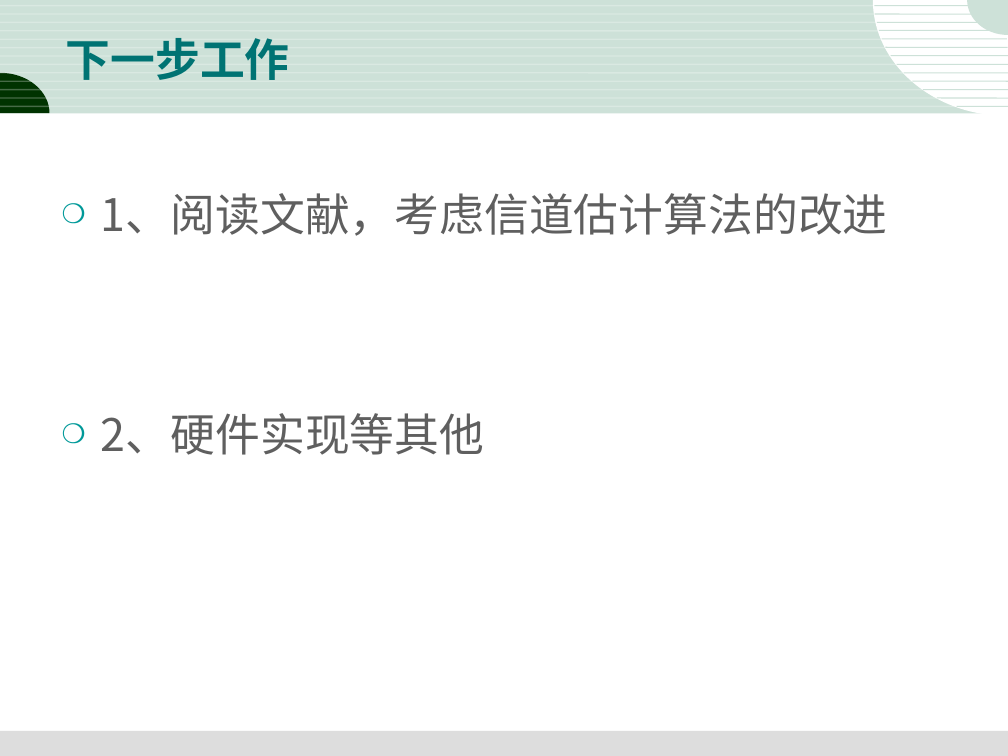
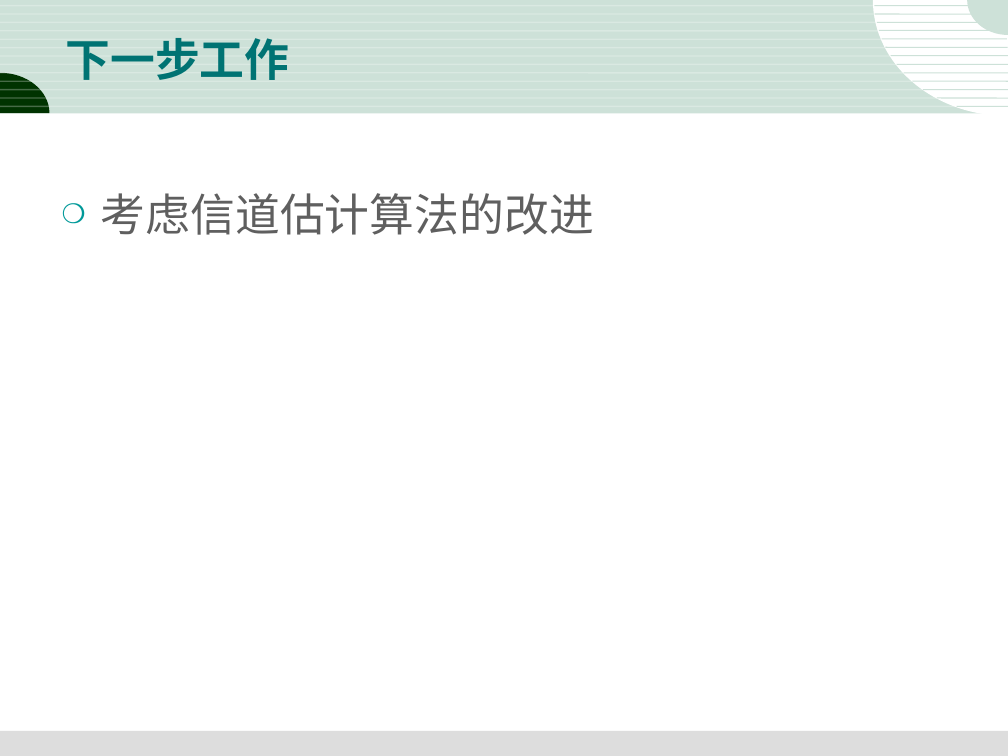
Before and after one commit to dandanJing/DTMB2.0, a slide deck: slide 23 of 3-18.DTMB2.0报告结果.ppt. Drawn at 1008x756 pixels with LibreOffice and Linux fonts; fonts in the diff are those of the drawing. Boxes give left, top, right and bottom in pixels: in the first picture for what was removed or moved away, otherwise in the second. Text is boxed around its words. In the diff, an @@ line names an element or a change of style, - is before the commit and + after.

```diff
--- a/3-18.DTMB2.0报告结果.ppt
+++ b/3-18.DTMB2.0报告结果.ppt
@@ text at bbox=[101, 193, 594, 235]: text changed @@
-❍ 1、阅读文献，考虑信道估计算法的改进
-❍ 2、硬件实现等其他
+❍ 考虑信道估计算法的改进
```
Also in this commit, not shown: 2 other slides changed, 3 other files.
